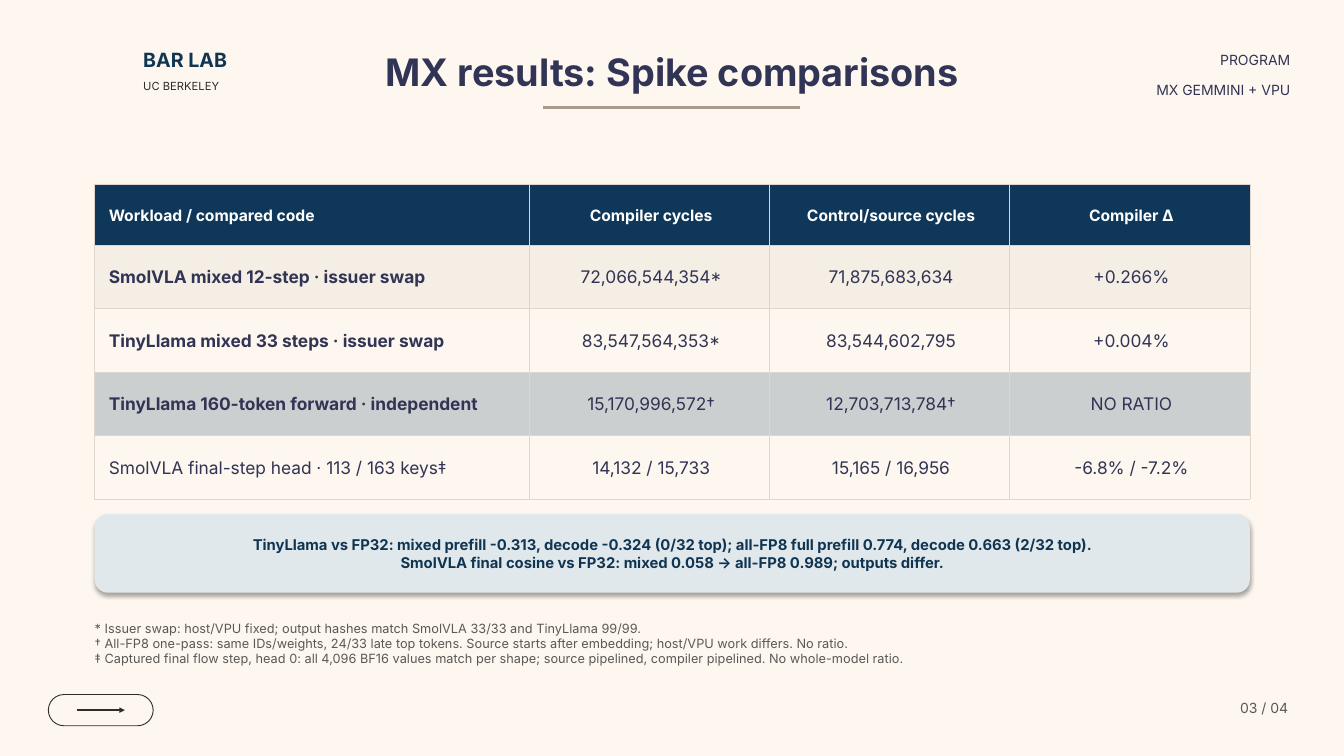
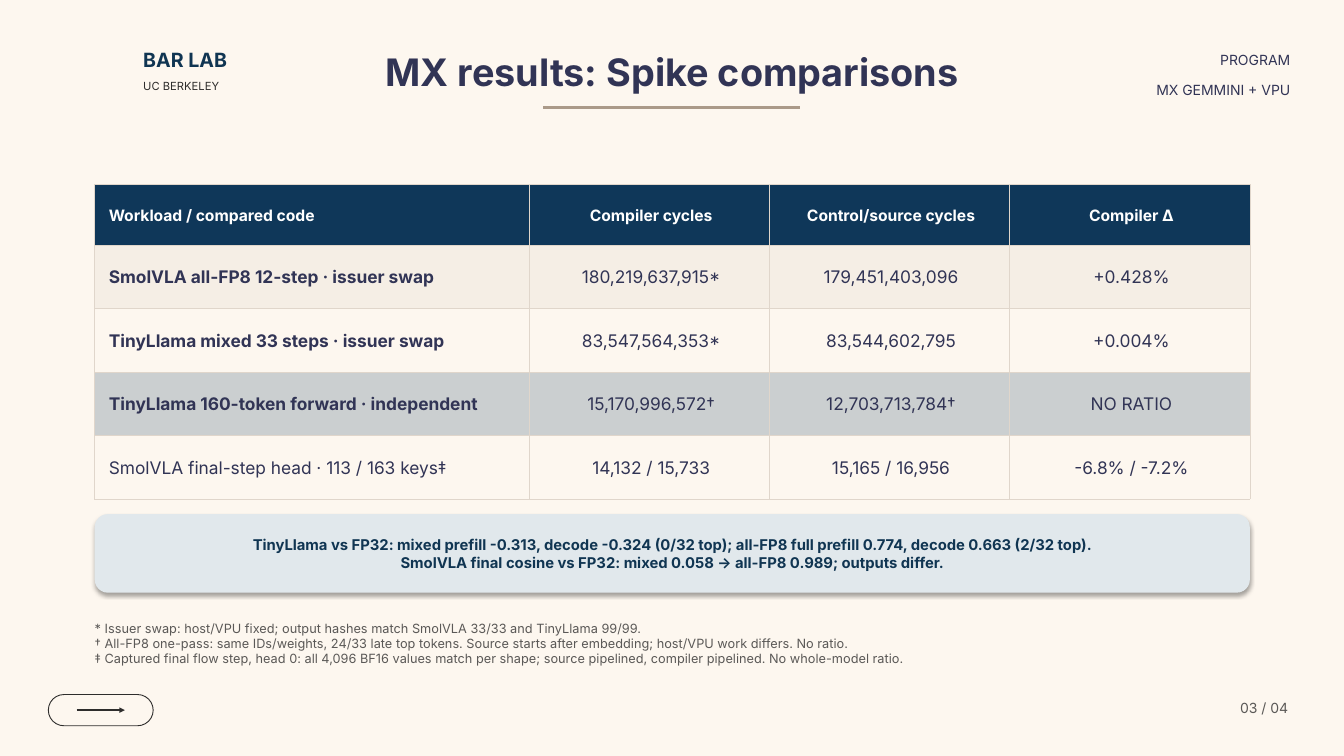
Before and after one commit to ucb-bar/mx-gemmini-mlir, a slide deck: slide 3 of docs/presentations/mx_gemmini_dialect_overview.pptx. Drawn at 1344x756 pixels with LibreOffice and Linux fonts; fonts in the diff are those of the drawing; background and template pictures are left out. Boxes give left, top, right and bottom in pixels: in the first picture for what was removed or moved away, otherwise in the second. Text is boxed around its words. In the diff, an @@ line names an element or a change of style, - is before the commit and + after.

Commit message:
Archive FP8 controls and refresh slides

```diff
--- a/docs/presentations/mx_gemmini_dialect_overview.pptx
+++ b/docs/presentations/mx_gemmini_dialect_overview.pptx
@@ table at (x1=95, y1=185, x2=1250, y2=499) @@
-row 2: SmolVLA mixed 12-step · issuer swap | 72,066,544,354* | 71,875,683,634 | +0.266%
+row 2: SmolVLA all-FP8 12-step · issuer swap | 180,219,637,915* | 179,451,403,096 | +0.428%
```
Also in this commit, not shown: 23 other files.
